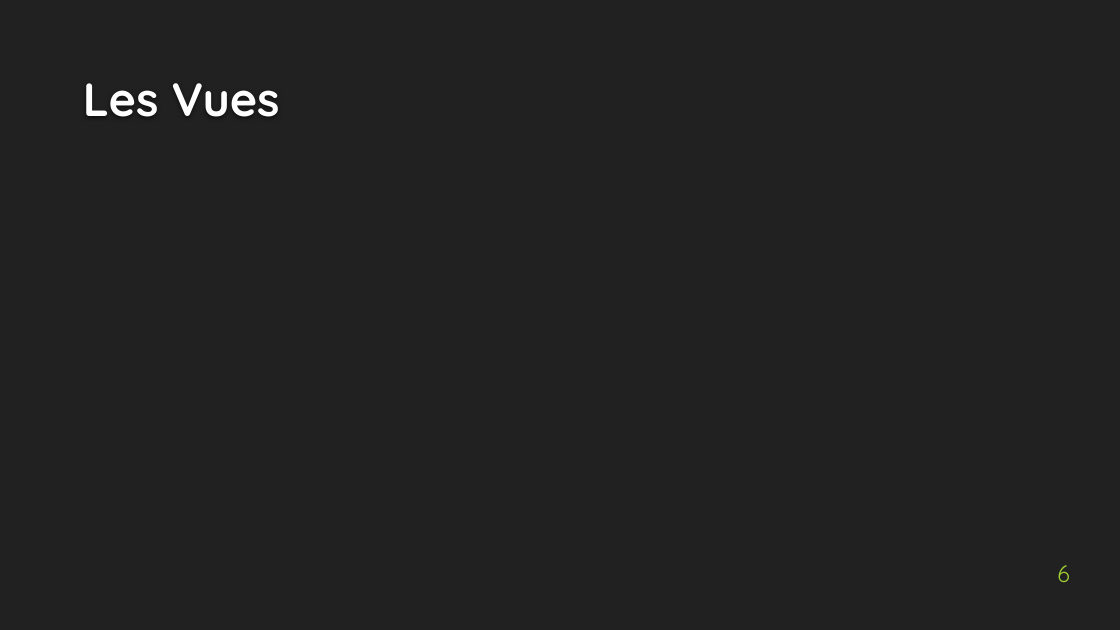
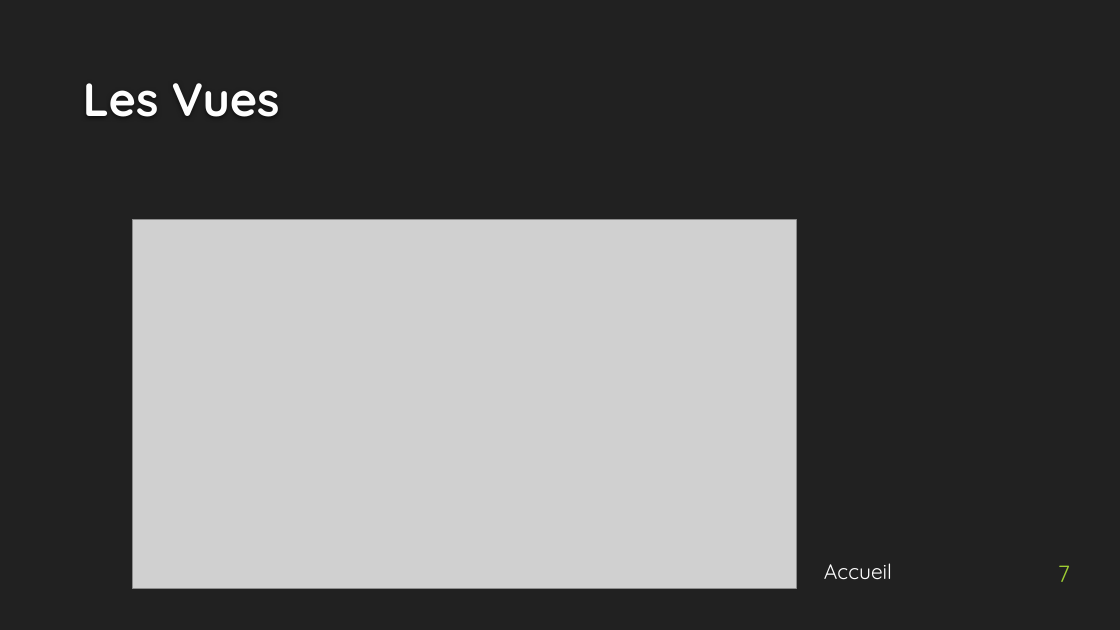
Before and after one commit to Xogiga/JEE_WoTM, a slide deck: slide 7 of presentation_jee.pptx (slide 6 before the commit). Drawn at 1120x630 pixels with LibreOffice and Linux fonts; fonts in the diff are those of the drawing; grey boxes stand for pictures; background and template pictures are left out. Boxes give left, top, right and bottom in pixels: in the first picture for what was removed or moved away, otherwise in the second. Text is boxed around its words. In the diff, an @@ line names an element or a change of style, - is before the commit and + after.

```diff
--- a/presentation_jee.pptx
+++ b/presentation_jee.pptx
@@ picture added at (x1=133, y1=219, x2=797, y2=588) @@
@@ text added at (x1=824, y1=563, x2=892, y2=579), 18 pt, text #FFFFFF @@
+Accueil
@@ page number at (x1=1058, y1=565, x2=1070, y2=582): text changed @@
-6
+7
```
Also in this commit, not shown: 3 other slides changed, 2 slides added, 1 slide removed, 14 other files.
